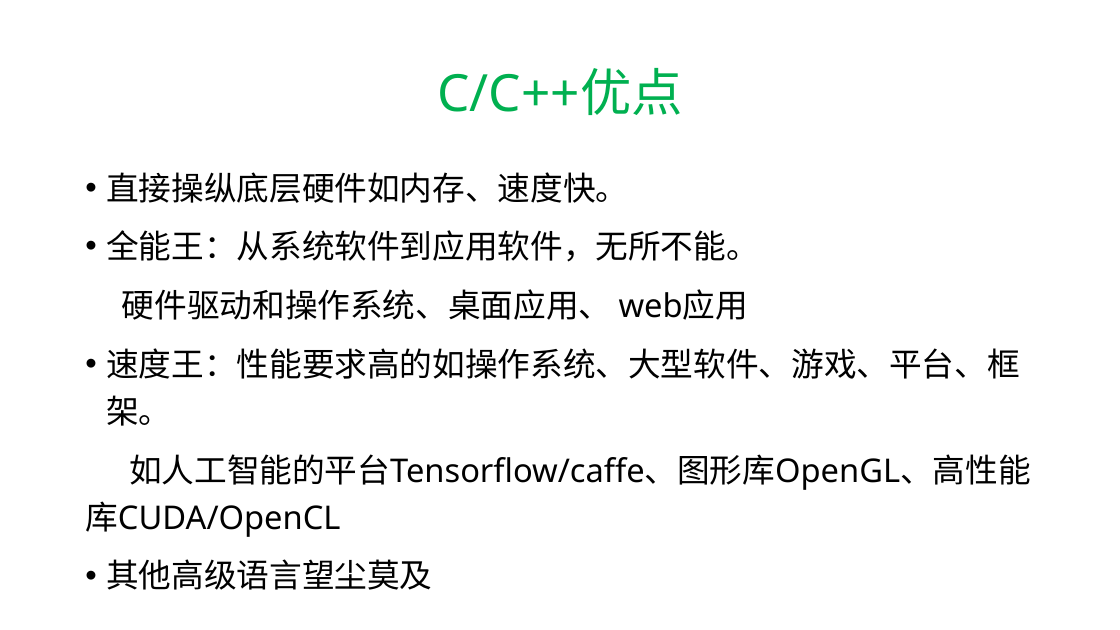
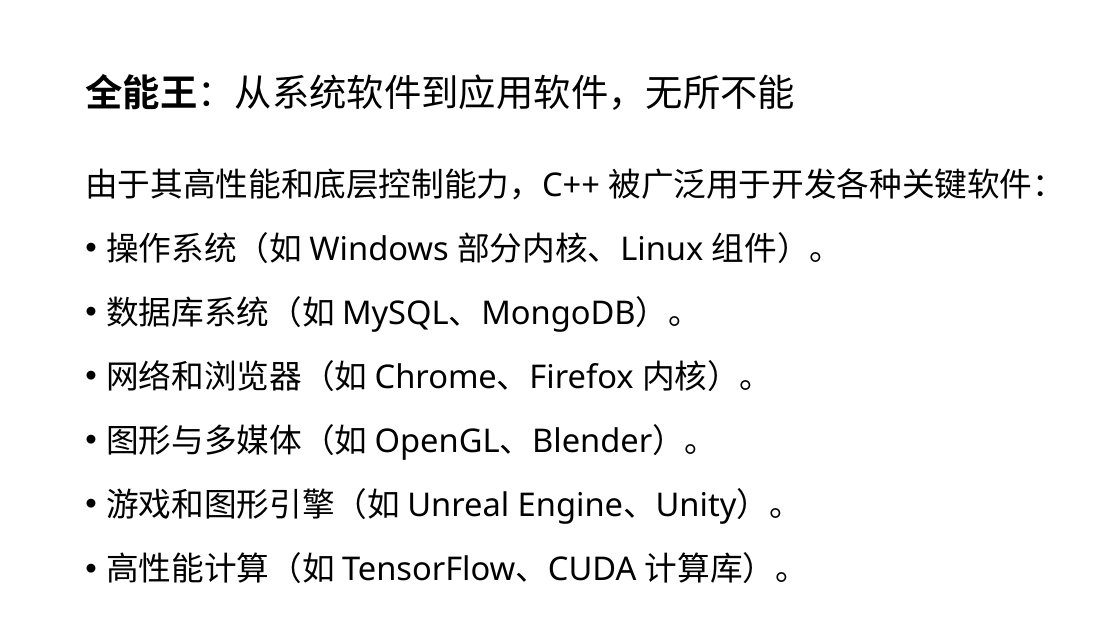
Before and after one commit to hwdong-net/cplusplus17, a slide deck: slide 8 of ppt/1.1 C++语言介绍.pptx (slide 27 before the commit). Drawn at 1120x630 pixels with LibreOffice and Linux fonts; fonts in the diff are those of the drawing. Boxes give left, top, right and bottom in pixels: in the first picture for what was removed or moved away, otherwise in the second. Text is boxed around its words. In the diff, an @@ line names an element or a change of style, - is before the commit and + after.

```diff
--- a/ppt/1.1 C++语言介绍.pptx
+++ b/ppt/1.1 C++语言介绍.pptx
@@ title at bbox=[85, 74, 795, 110]: text changed; size 44 to 32 pt; text colour #00B050 to #000000 @@
-C/C++优点
+全能王：从系统软件到应用软件，无所不能
@@ text at bbox=[85, 168, 1065, 583]: text changed @@
-• 直接操纵底层硬件如内存、速度快。
-• 全能王：从系统软件到应用软件，无所不能。
-硬件驱动和操作系统、桌面应用、 web应用
-• 速度王：性能要求高的如操作系统、大型软件、游戏、平台、框架。
-如人工智能的平台Tensorflow/caffe、图形库OpenGL、高性能库CUDA/OpenCL
-• 其他高级语言望尘莫及
+由于其高性能和底层控制能力，C++ 被广泛用于开发各种关键软件：
+• 操作系统（如 Windows 部分内核、Linux 组件）。
+• 数据库系统（如 MySQL、MongoDB）。
+• 网络和浏览器（如 Chrome、Firefox 内核）。
+• 图形与多媒体（如 OpenGL、Blender）。
+• 游戏和图形引擎（如 Unreal Engine、Unity）。
+• 高性能计算（如 TensorFlow、CUDA 计算库）。
```
Also in this commit, not shown: 7 other slides changed, 20 slides added, 4 slides removed.
